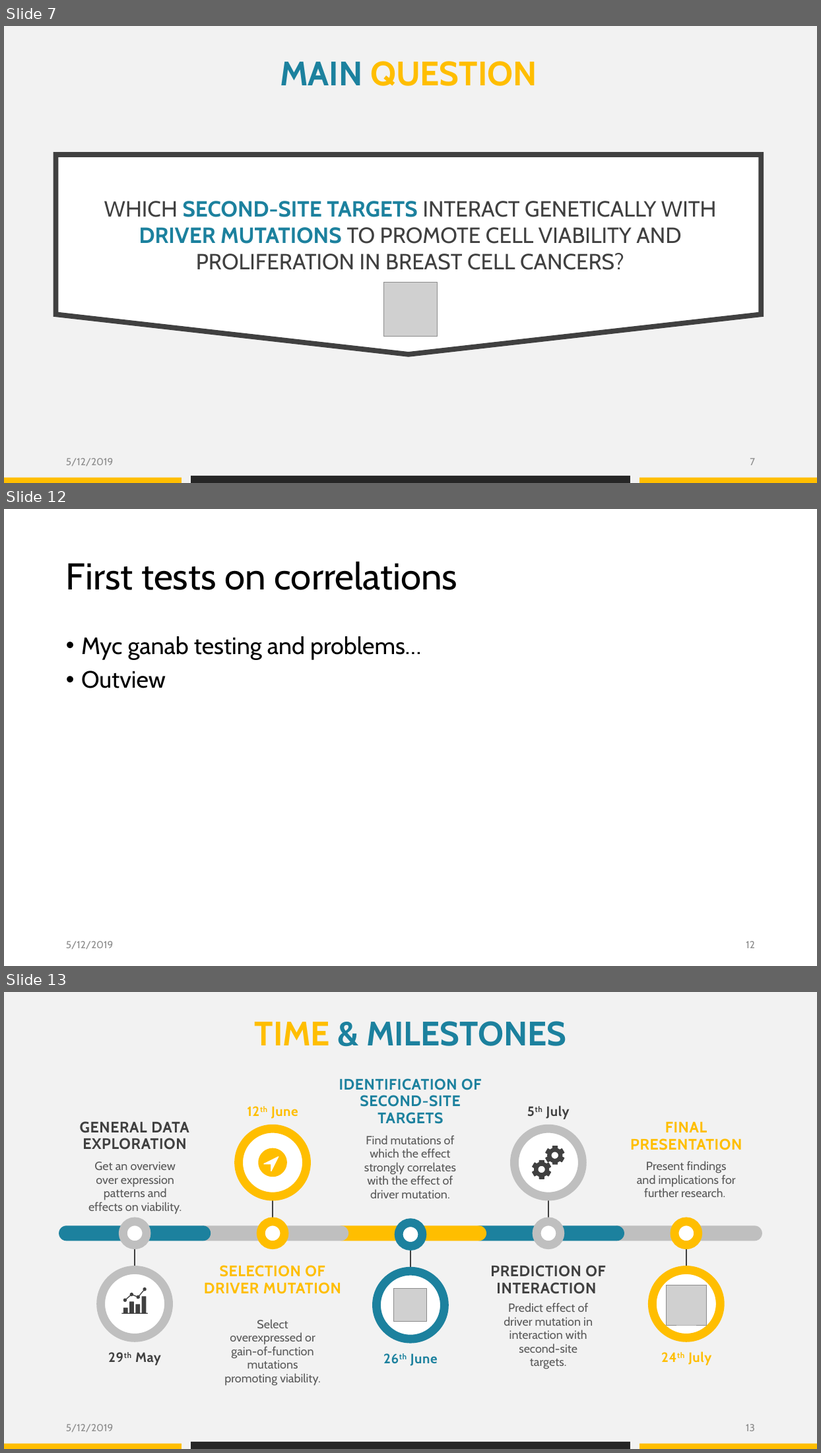
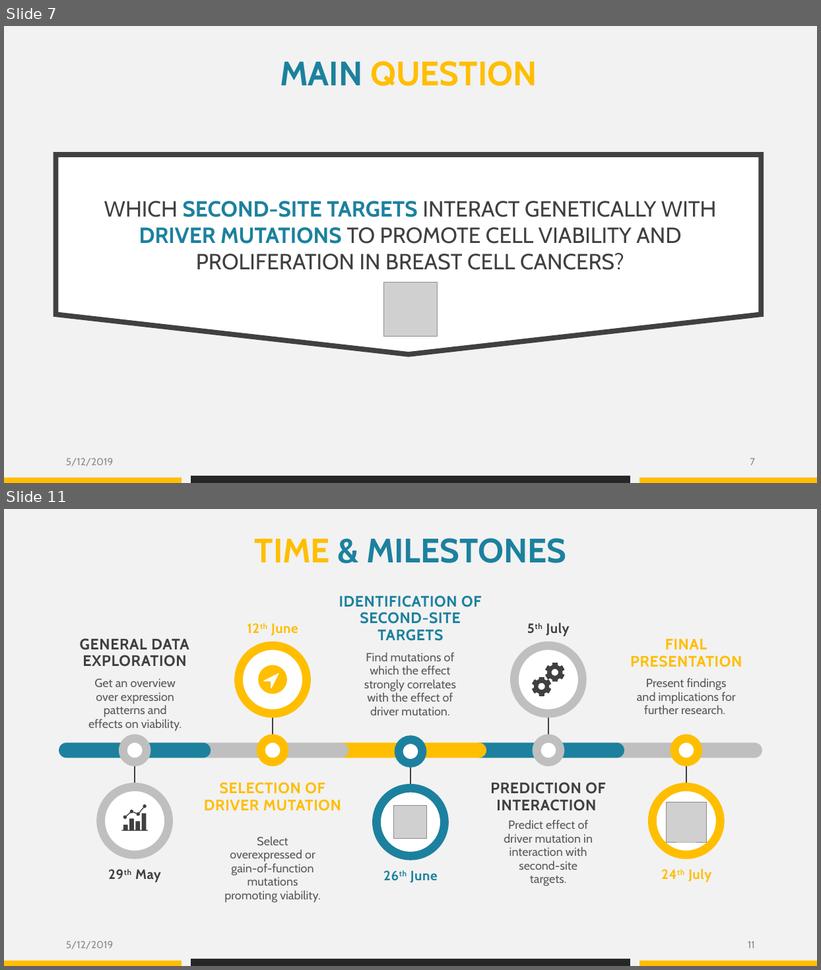
Before and after one commit to datascience-mobi/group-04-project-1-4, a slide deck: Project proposal_presentation_V1.pptx. Shown one above the other, each under a label of ours: slides 7, 12 and 13 before the commit, slides 7 and 11 after it; the slides between them are not shown. The pictures are 821x1453 and 821x970 pixels, drawn with LibreOffice and Linux fonts; fonts in the diff are those of the drawing; grey boxes stand for pictures. Boxes give left, top, right and bottom in pixels: in the first picture for what was removed or moved away, otherwise in the second. Text is boxed around its words. In the diff, an @@ line names an element or a change of style, - is before the commit and + after.

```diff
--- a/Project proposal_presentation_V1.pptx
+++ b/Project proposal_presentation_V1.pptx
@@ slide 12 removed at [4,509,817,966], background #FFFFFF @@
@@ title removed at [66,561,458,590] @@
-First tests on correlations
@@ text removed at [81,636,421,689] @@
-• Myc ganab testing and problems…
-• Outview
@@ text removed at [66,941,113,949] @@
-5/12/2019
@@ page number removed at [746,941,755,949] @@
-12
@@ what was slide 13 is now slide 11 @@
@@ page number at [748,941,755,949]: text changed @@
-13
+11
```
Also in this commit, not shown: 9 slides changed, 3 slides added, 3 other slides removed, 5 other files.
